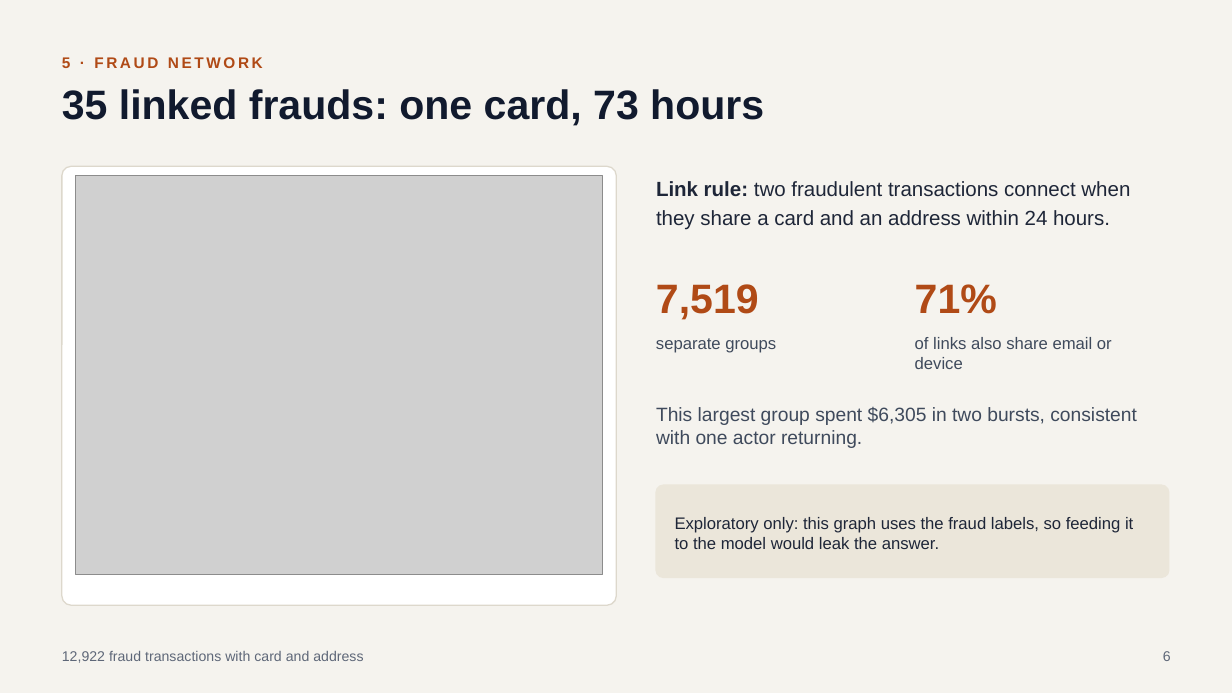
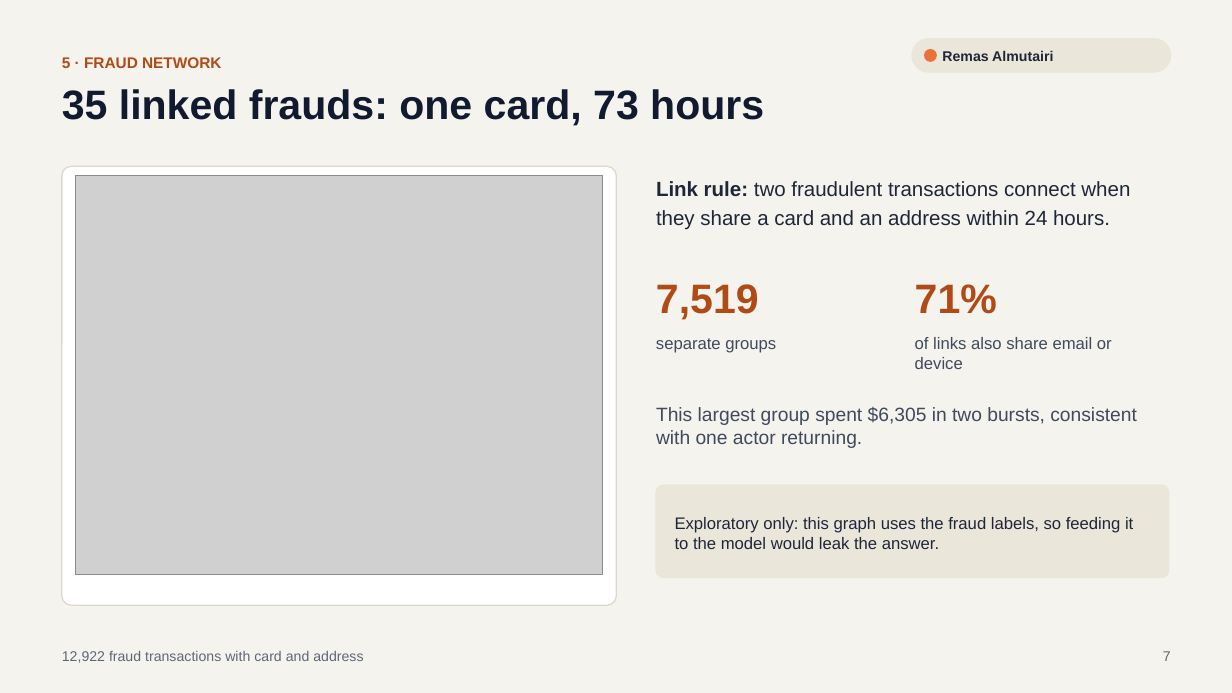
Before and after one commit to NadaMIS/makamin-fraud-detection, a slide deck: slide 7 of makamin-fraud-detection/presentation/MAKAMIN_Presentation.pptx (slide 6 before the commit). Drawn at 1232x693 pixels with LibreOffice and Linux fonts; fonts in the diff are those of the drawing; grey boxes stand for pictures. Boxes give left, top, right and bottom in pixels: in the first picture for what was removed or moved away, otherwise in the second. Text is boxed around its words. In the diff, an @@ line names an element or a change of style, - is before the commit and + after.

```diff
--- a/makamin-fraud-detection/presentation/MAKAMIN_Presentation.pptx
+++ b/makamin-fraud-detection/presentation/MAKAMIN_Presentation.pptx
@@ text "5 · FRAUD NETWORK" at [62,57,221,68]: letter spacing 2 to 0 pt @@
@@ rounded rectangle added at [912,39,1171,72], fill #EBE6DA, outline #EBE6DA 1 pt @@
@@ ellipse added at [924,49,937,62], fill #E8743B @@
@@ text added at [942,50,1053,61], 11 pt, text #1E2638, bold @@
+Remas Almutairi
@@ text at [1163,651,1171,661]: text changed @@
-6
+7
```
Also in this commit, not shown: 16 other slides changed, 3 slides added.
